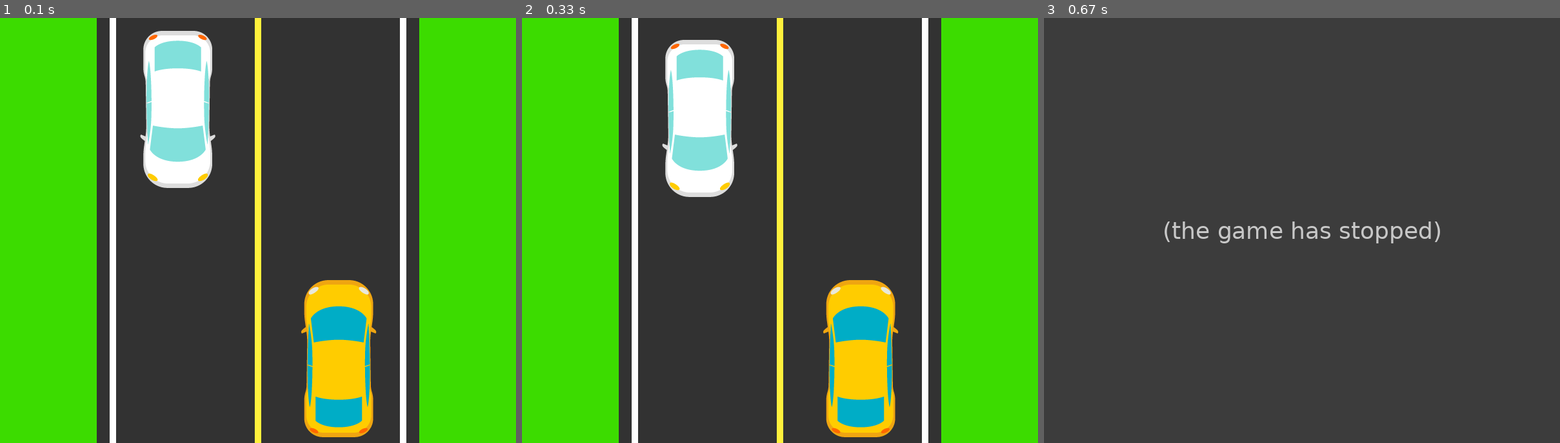
Above: before the commit, frames 1-3 (left to right).
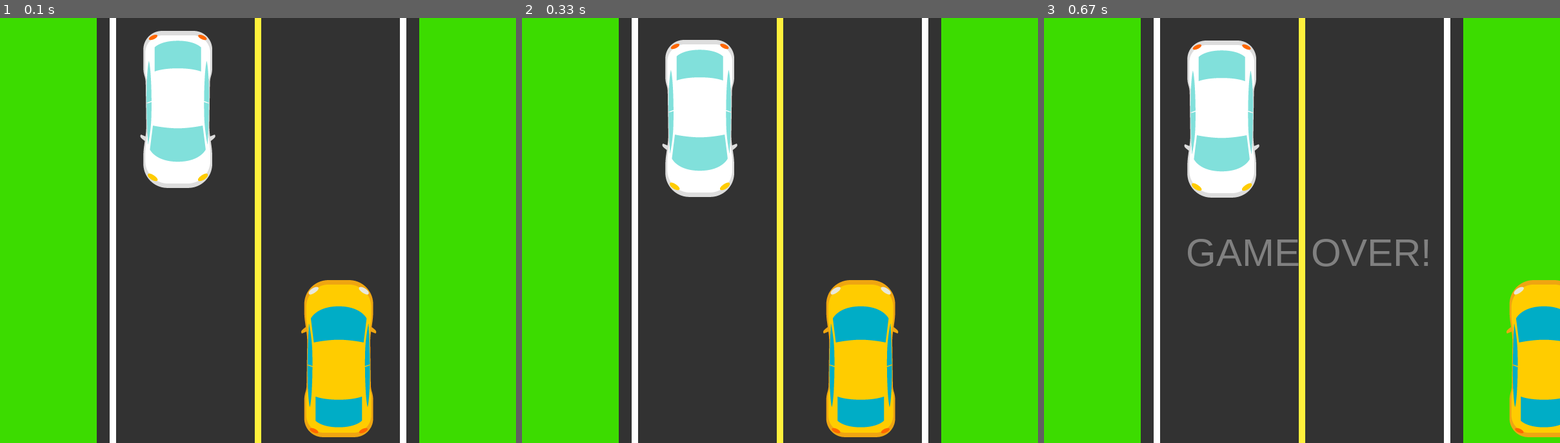
Above: after the commit, the same moments.

Repository: abidurrahman11/Pygame-Racing-Car
Game: pygame game, started from cargame.py
Two runs of this game, one before a commit and one after it. Both use one fixed random seed, a clock stepped at 60 frames per second and the inputs below.
Inputs:
- Up to frame 1 (0.1 s): no input
- Up to frame 2 (0.33 s): no input
- Up to frame 3 (0.67 s): hold Right from 0.33 s (still down)

Frames 1-2 are identical in both runs. In frame 3, 48% of the frame differs, in the area x 0-100%, y 0-100%.
Before the commit the program exited at 0.35 s; later frames show no game.

Commit message:
Added game over message

Diff:
--- a/cargame.py
+++ b/cargame.py
@@ -1,7 +1,7 @@
 import pygame
 from pygame.locals import *
 import random
-
+import time
 # TO DO: Add sound effect, trees graphics, on-screen score
 
 pygame.init()
@@ -19,6 +19,14 @@
 
 pygame.display.set_caption("2D Car Game")
 screen.fill((60, 220, 0))
+
+game_over_font = pygame.font.SysFont("Arial", 60)
+def message_display(text, font, text_col, x, y):
+    img = font.render(text, True, text_col)
+    screen.blit(img, (x, y))
+
+def game_over():
+    message_display("GAME OVER!", game_over_font, (128, 128, 128), 220, 330)
 
 #apply changes
 pygame.display.update()
@@ -59,12 +67,17 @@
     # we subtracting 250 from y because even if the front of car touches another car they actually collide
     if car_loc[0] == car2_loc[0] and car2_loc[1] > car_loc[1] - 250:
         print("GAME OVER!")
+        game_over()
+        pygame.display.update()
         break
 
     # if the car get out of the road the game will be over
     if car_loc[0] == width / 2 + road_w / 2 or car_loc[0] == width / 2 - road_w:
         print("GAME OVER!")
+        game_over()
+        pygame.display.update()
         break
+
 
     # event listener
     for event in pygame.event.get():
@@ -91,4 +104,13 @@
     screen.blit(car2, car2_loc)
     pygame.display.update()
 
+    if not running:
+        game_over()
+        pygame.display.update()
+        break
+
+
+
+
+time.sleep(2)
 pygame.quit()
